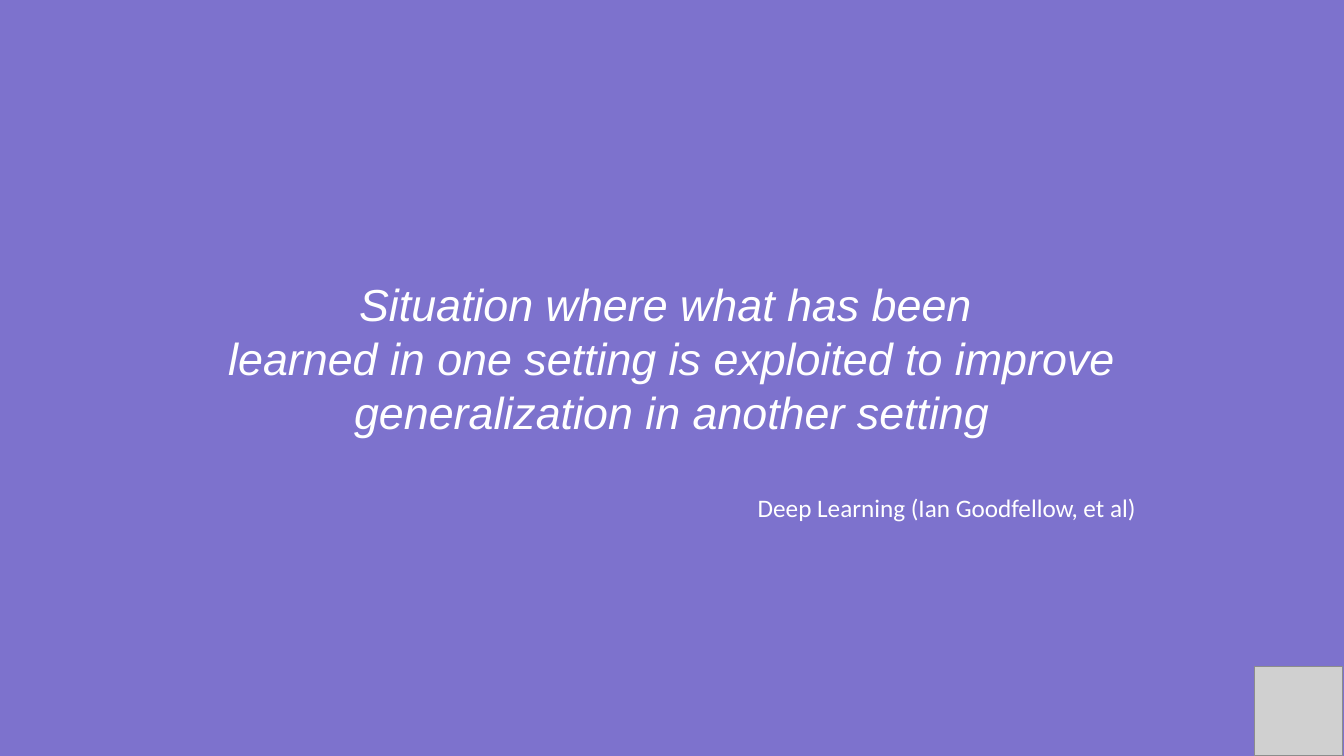
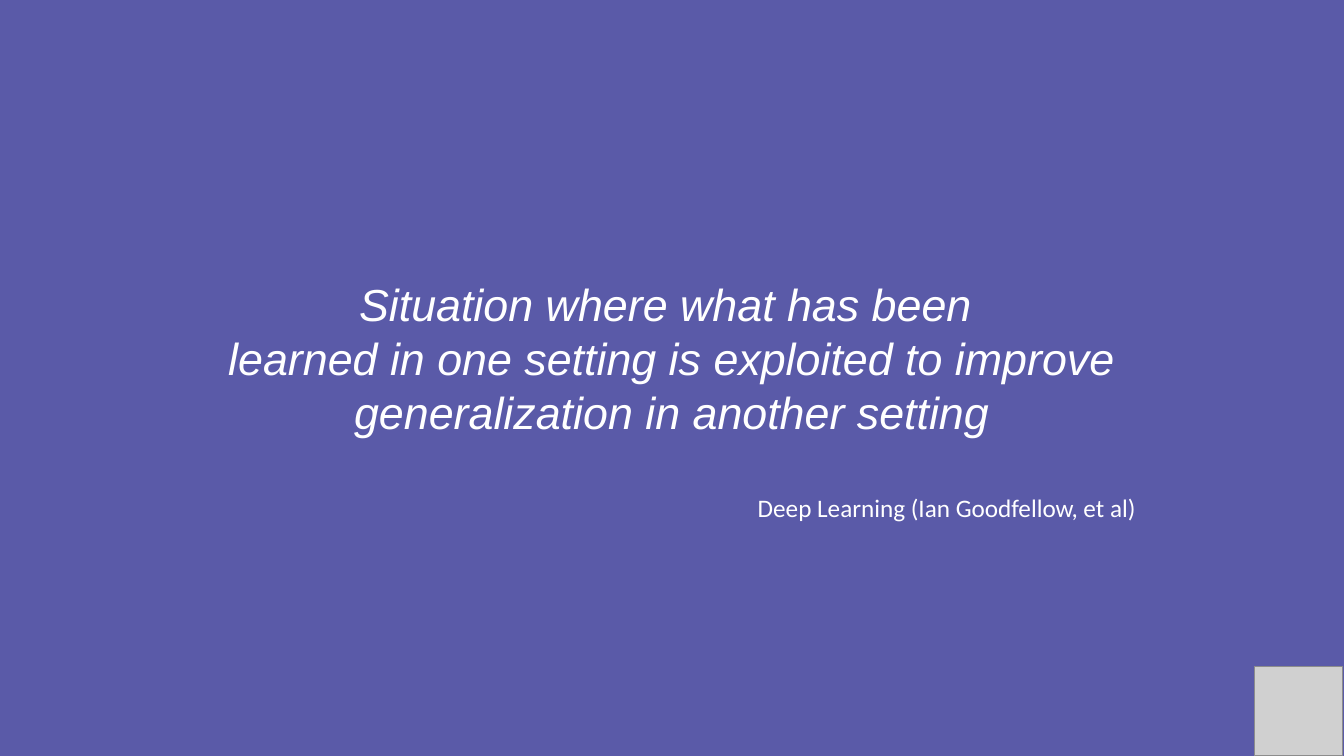
Before and after one commit to PracticumAI/transfer, a slide deck: slide 2 of presentations/02_transfer_learn.pptx. Drawn at 1344x756 pixels with LibreOffice and Linux fonts; fonts in the diff are those of the drawing; grey boxes stand for pictures. Boxes give left, top, right and bottom in pixels: in the first picture for what was removed or moved away, otherwise in the second. Text is boxed around its words. In the diff, an @@ line names an element or a change of style, - is before the commit and + after.

Commit message:
Update transfer_learn.pptx to new color palette.

```diff
--- a/presentations/02_transfer_learn.pptx
+++ b/presentations/02_transfer_learn.pptx
@@ background #6D61C7 at 89% opacity to #5A5AA8 @@
```
Also in this commit, not shown: 11 other slides changed, 2 slides added.
